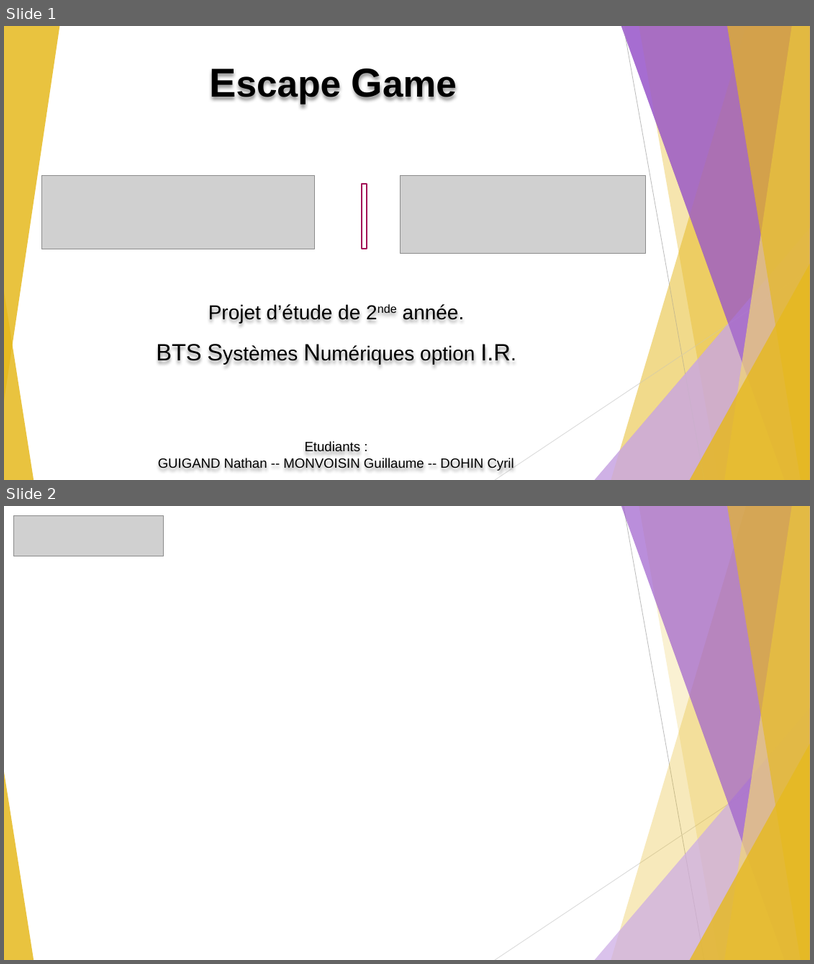
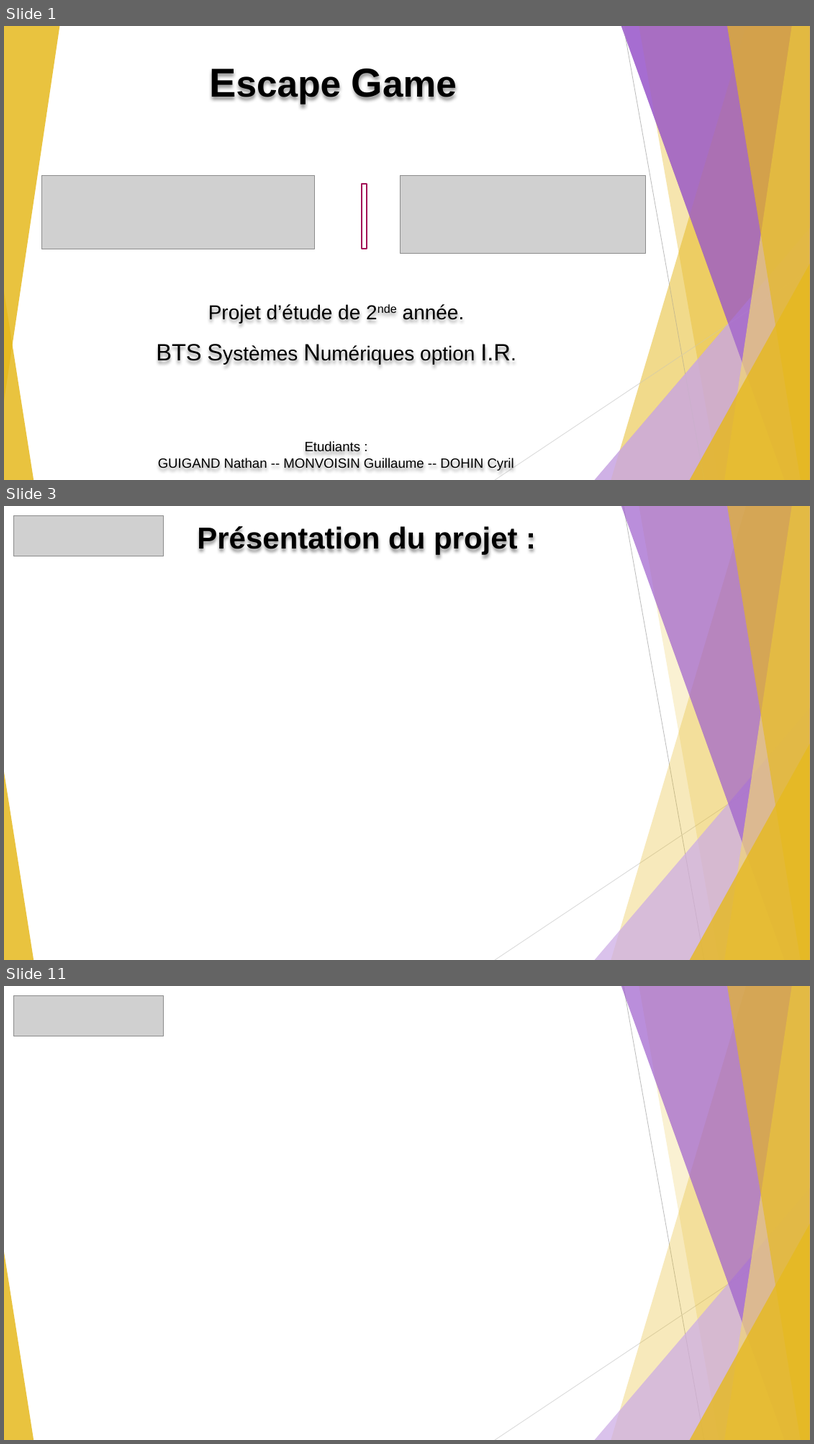
Before and after one commit to GuiguiMvn/Systeme-Escape-Game-Telethon, a slide deck: Nathan/PowerPoint modèle (à copier_coller).pptx. Shown one above the other, each under a label of ours: slides 1 and 2 before the commit, slides 1, 3 and 11 after it; the slides between them are not shown. The pictures are 814x964 and 814x1444 pixels, drawn with LibreOffice and Linux fonts; fonts in the diff are those of the drawing; grey boxes stand for pictures. Boxes give left, top, right and bottom in pixels: in the first picture for what was removed or moved away, otherwise in the second. Text is boxed around its words. In the diff, an @@ line names an element or a change of style, - is before the commit and + after.

```diff
--- a/Nathan/PowerPoint modèle (à copier_coller).pptx
+++ b/Nathan/PowerPoint modèle (à copier_coller).pptx
@@ slide 3 added at [4,506,810,960], background #FFFFFF; not listed: 10 template elements that a slide beside it also shows @@
@@ picture added at [13,515,164,556] @@
@@ text added at [197,526,518,554], 36 pt, text #000000, bold @@
+Présentation du projet :
@@ what was slide 2 is now slide 11 @@
```
Also in this commit, not shown: 8 other slides added, 3 slides removed, 4 other files.
